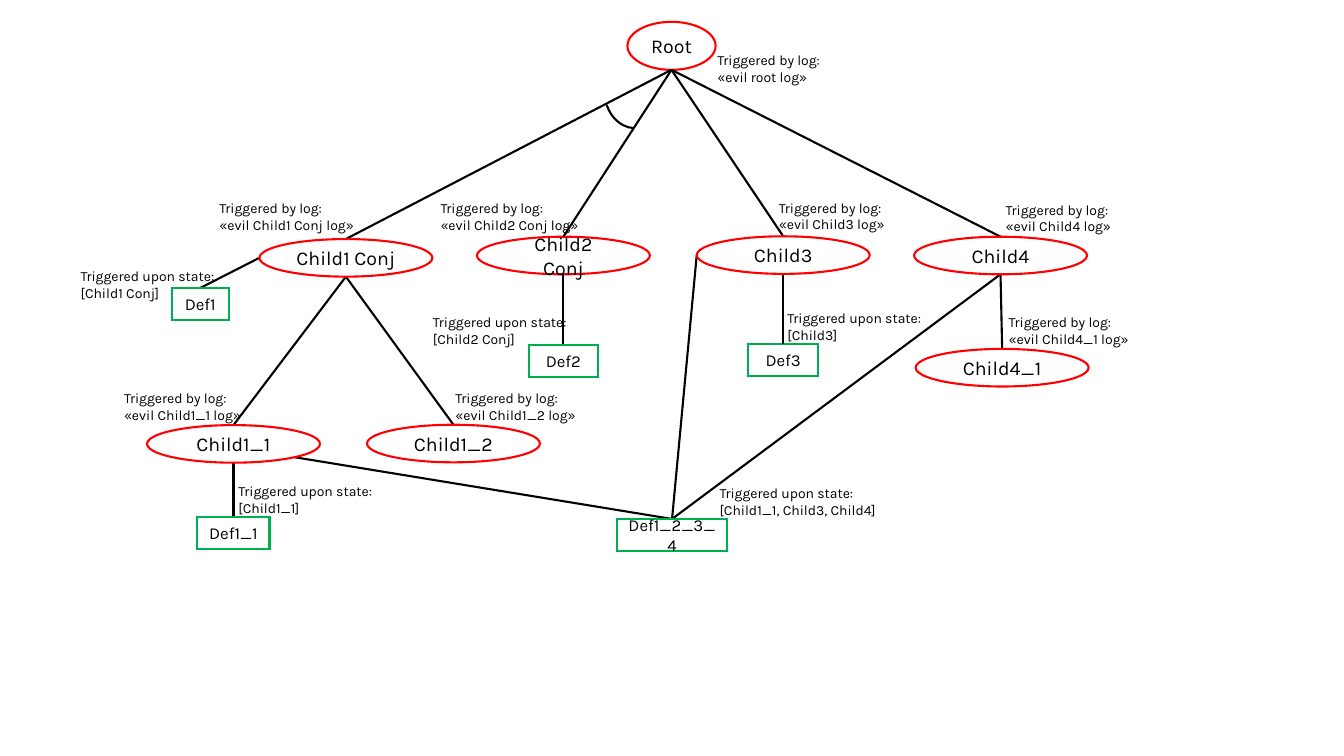
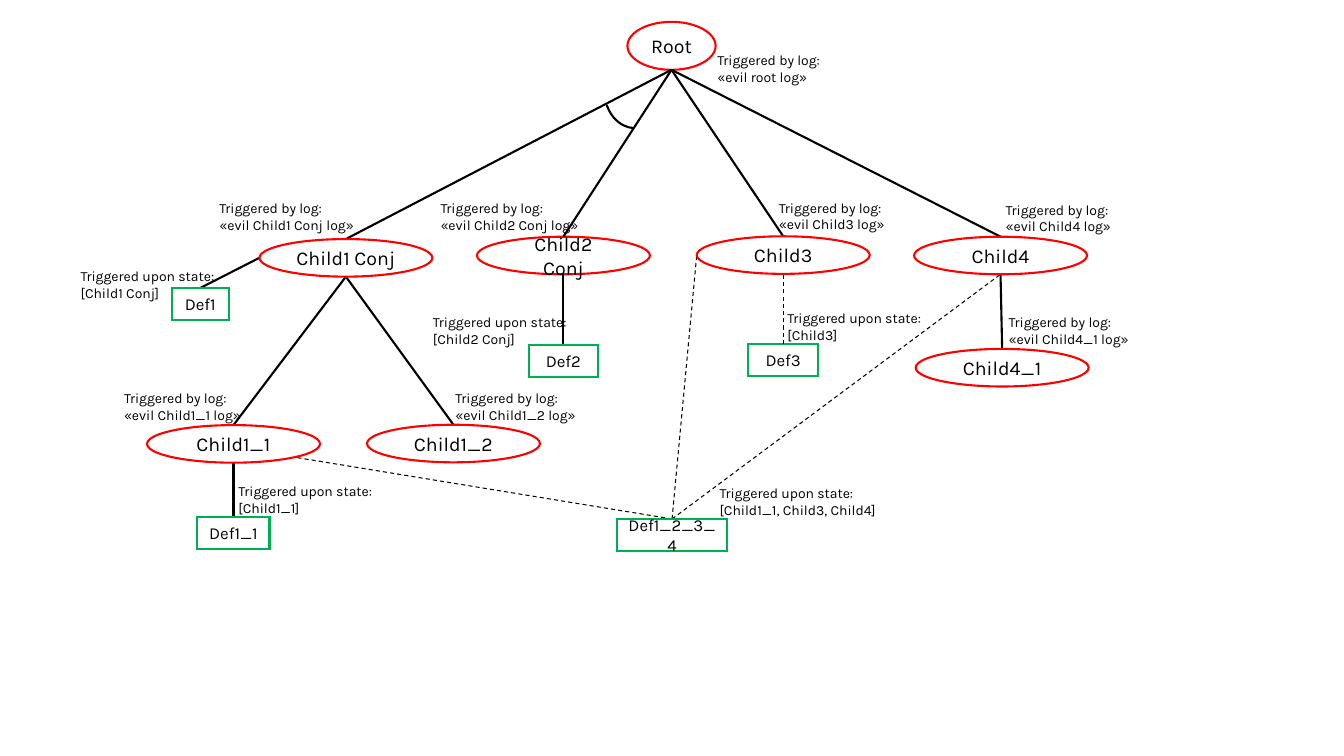
Before and after one commit to ZeroRickMore/TreeAlchemist, a slide deck: slide 1 of TreeAlchemist/Code/TreeAlchemizer/Input-Files/test-tree/tree.pptx. Drawn at 1344x756 pixels with LibreOffice and Linux fonts; fonts in the diff are those of the drawing. Boxes give left, top, right and bottom in pixels: in the first picture for what was removed or moved away, otherwise in the second. Text is boxed around its words. In the diff, an @@ line names an element or a change of style, - is before the commit and + after.

```diff
--- a/TreeAlchemist/Code/TreeAlchemizer/Input-Files/test-tree/tree.pptx
+++ b/TreeAlchemist/Code/TreeAlchemizer/Input-Files/test-tree/tree.pptx
@@ line (673, 519) - (697, 255): stroke #000000 1.5 pt to #000000 0.75 pt dashed @@
@@ line (673, 519) - (1001, 274): stroke #000000 1.5 pt to #000000 0.75 pt dashed @@
@@ line (783, 344) - (783, 274): stroke #000000 1.5 pt to #000000 0.75 pt dashed @@
@@ line (673, 519) - (294, 458): stroke #000000 1.5 pt to #000000 0.75 pt dashed @@
```
Also in this commit, not shown: 1 other slide changed.
